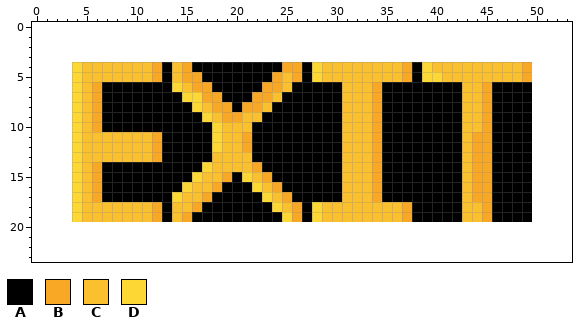
Pixel-art file, stored at Asset/Exit.aseprite. This is how it looked before the edit.
46x16 pixels, 1 frame. The old version is drawn lined up with the new one, on the new canvas.
Visible layers, top first: "Layer 2", "Layer 1".
Palette (. is transparent): A #000000  B #f9a825  C #fbc02d  D #fdd835
Pixels before, first column x 4:
 4 DCCCCCCCBACBAAAAAAAAABBADCCCCCCCCBADCCCCCCCCCB
 5 DCCCCCCCBACBBAAAAAAABCBADCCCCCCCCBADDCCCCCCCCB
 6 DCBAAAAAAADCBBAAAAABBCAAAAACCCBAAAAAAAACCBAAAA
 7 DCBAAAAAAAADDBBAAABBCAAAAAACCCBAAAAAAAACCBAAAA
 8 DCBAAAAAAAAADCBBABBCAAAAAAACCCBAAAAAAAACCBAAAA
 9 DCBAAAAAAAAAADCBBCCAAAAAAAACCCBAAAAAAAACCBAAAA
10 DCBAAAAAAAAAAADCCCAAAAAAAAACCCBAAAAAAAACCBAAAA
11 DCCCCCCCBAAAAADCCBAAAAAAAAACCCBAAAAAAAACBBAAAA
12 DCCCCCCCBAAAAADCCBAAAAAAAAACCCBAAAAAAAACBBAAAA
13 DCCCCCCCBAAAAACCCCAAAAAAAAACCCBAAAAAAAACBBAAAA
14 DCBAAAAAAAAAADCCCCBAAAAAAAACCCBAAAAAAAACBBAAAA
15 DCBAAAAAAAAADCCBADCBAAAAAAACCCBAAAAAAAACBBAAAA
16 DCBAAAAAAAADCCBAAADCBAAAAAACCCBAAAAAAAACBBAAAA
17 DCBAAAAAAADCCBAAAAADCBAAAAACCCBAAAAAAAACBBAAAA
18 DCCCCCCCBACCBAAAAAAADCBADCCCCCCCCBAAAAACCBAAAA
19 DCCCCCCCBACBAAAAAAAAADBADCCCCCCCCBAAAAACCBAAAA
Now the later version:
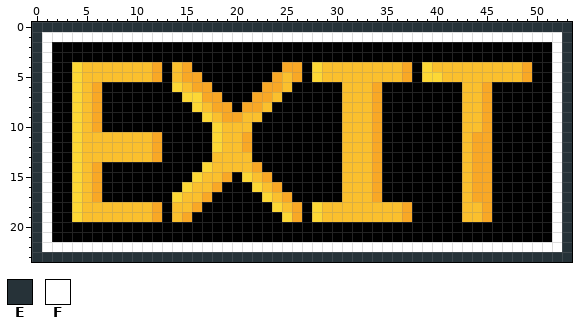
Colours new in this view: E #263238  F #ffffff
The edit:
canvas 46x16 -> 54x24, the old top-left corner now at 4,4
y 0: x 0..53 ...................................................... -> EEEEEEEEEEEEEEEEEEEEEEEEEEEEEEEEEEEEEEEEEEEEEEEEEEEEEE
y 1: x 0..53 ...................................................... -> EFFFFFFFFFFFFFFFFFFFFFFFFFFFFFFFFFFFFFFFFFFFFFFFFFFFFE
y 2..3: x 0..53 ...................................................... -> EFAAAAAAAAAAAAAAAAAAAAAAAAAAAAAAAAAAAAAAAAAAAAAAAAAAFE
y 4..19: x 0..3 .... -> EFAA; x 50..53 .... -> AAFE
y 20..21: x 0..53 ...................................................... -> EFAAAAAAAAAAAAAAAAAAAAAAAAAAAAAAAAAAAAAAAAAAAAAAAAAAFE
y 22: x 0..53 ...................................................... -> EFFFFFFFFFFFFFFFFFFFFFFFFFFFFFFFFFFFFFFFFFFFFFFFFFFFFE
y 23: x 0..53 ...................................................... -> EEEEEEEEEEEEEEEEEEEEEEEEEEEEEEEEEEEEEEEEEEEEEEEEEEEEEE
Pixel boxes of the changes (left, top, right, bottom) in both pictures:
added: (32, 22, 572, 262)
